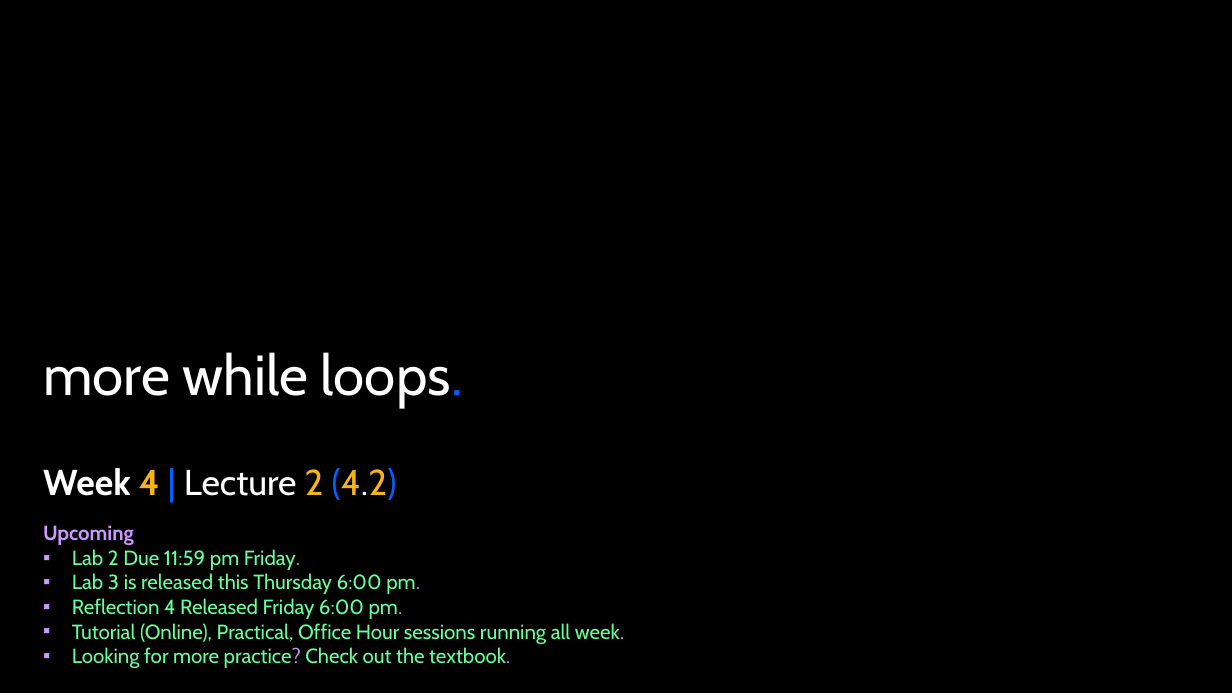
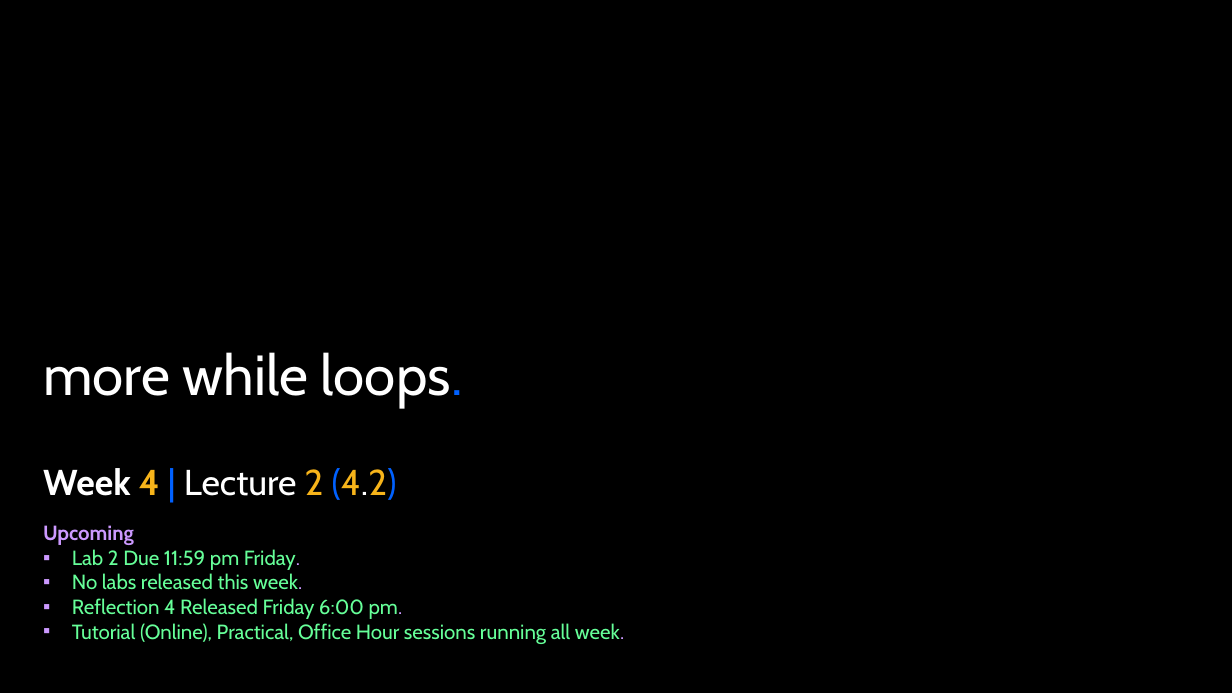
Before and after one commit to APS106/APS106-winter-2026-goodfellow-sutton, a slide deck: slide 20 of lectures/week4/lecture2/slides/week4_lecture2.pptx. Drawn at 1232x693 pixels with LibreOffice and Linux fonts; fonts in the diff are those of the drawing; background and template pictures are left out. Boxes give left, top, right and bottom in pixels: in the first picture for what was removed or moved away, otherwise in the second. Text is boxed around its words. In the diff, an @@ line names an element or a change of style, - is before the commit and + after.

Commit message:
week 4 changes

```diff
--- a/lectures/week4/lecture2/slides/week4_lecture2.pptx
+++ b/lectures/week4/lecture2/slides/week4_lecture2.pptx
@@ text at [72,573,302,590]: text changed @@
-▪ Lab 3 is released this Thursday 6:00 pm.
+▪ No labs released this week.
@@ text at [72,647,510,668]: paragraph removed @@
-▪ Looking for more practice? Check out the textbook.
```
Also in this commit, not shown: 1 other slide changed, 11 other files.
